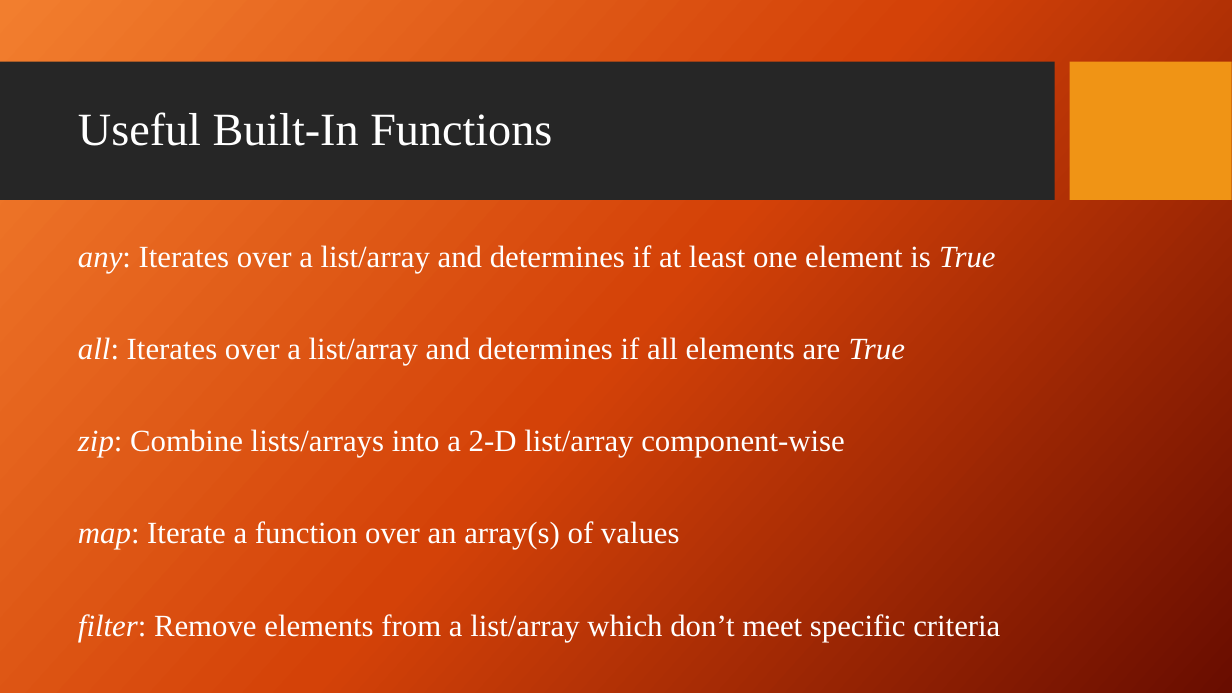
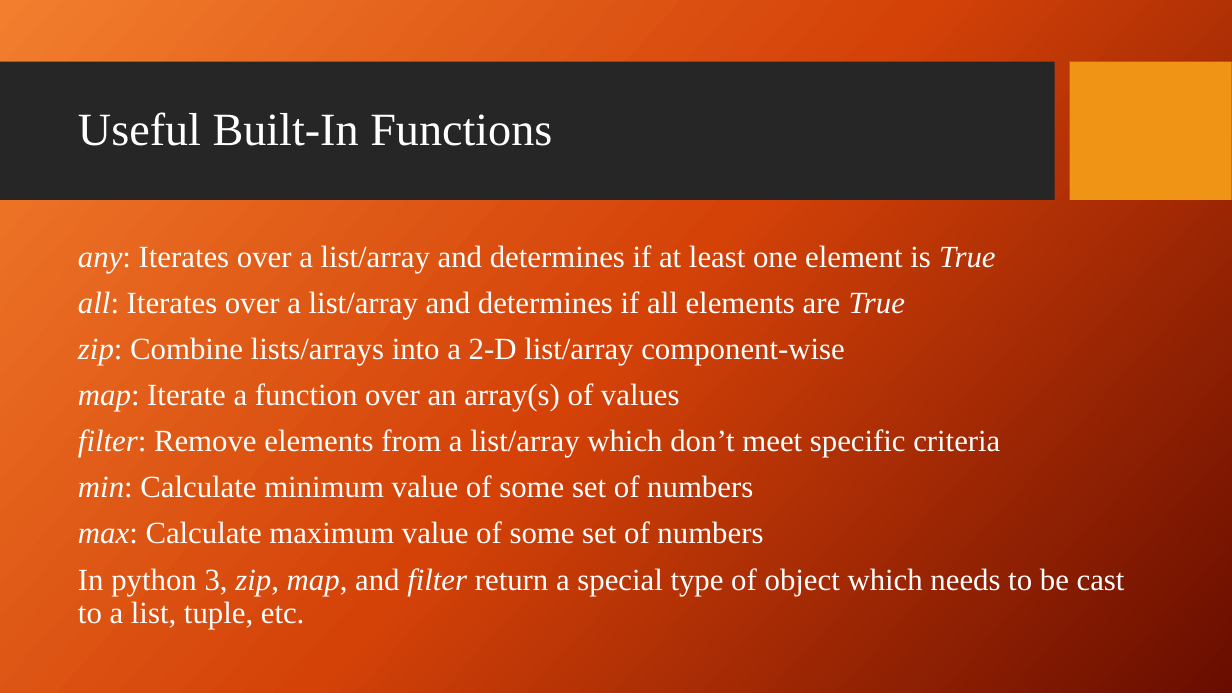
Before and after one commit to giganano/PythonBootcamp, a slide deck: slide 26 of slides/review.pptx (slide 24 before the commit). Drawn at 1232x693 pixels with LibreOffice and Linux fonts; fonts in the diff are those of the drawing; background and template pictures are left out. Boxes give left, top, right and bottom in pixels: in the first picture for what was removed or moved away, otherwise in the second. Text is boxed around its words. In the diff, an @@ line names an element or a change of style, - is before the commit and + after.

```diff
--- a/slides/review.pptx
+++ b/slides/review.pptx
@@ text at (78,475,1125,629): paragraphs added @@
+min: Calculate minimum value of some set of numbers
+max: Calculate maximum value of some set of numbers
+In python 3, zip, map, and filter return a special type of object which needs to be cast to a list, tuple, etc.
```
Also in this commit, not shown: 1 other slide changed, 2 slides added, 16 other files.
